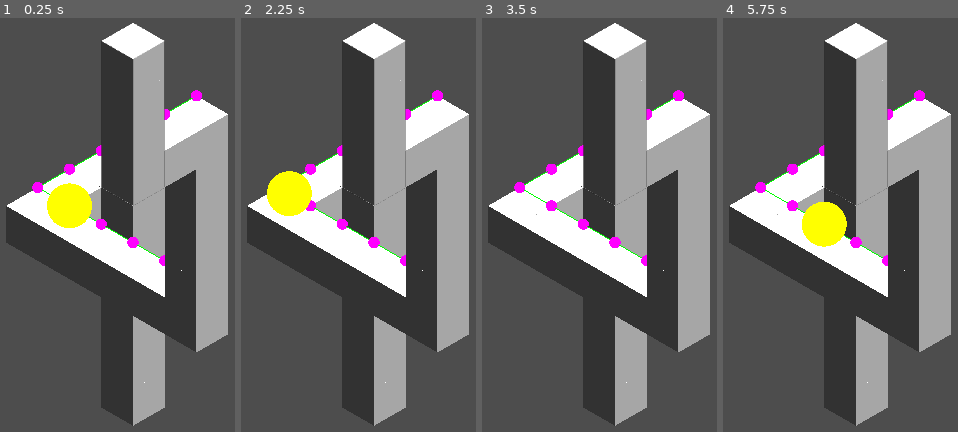
Above: before the commit, frames 1-4 (left to right).
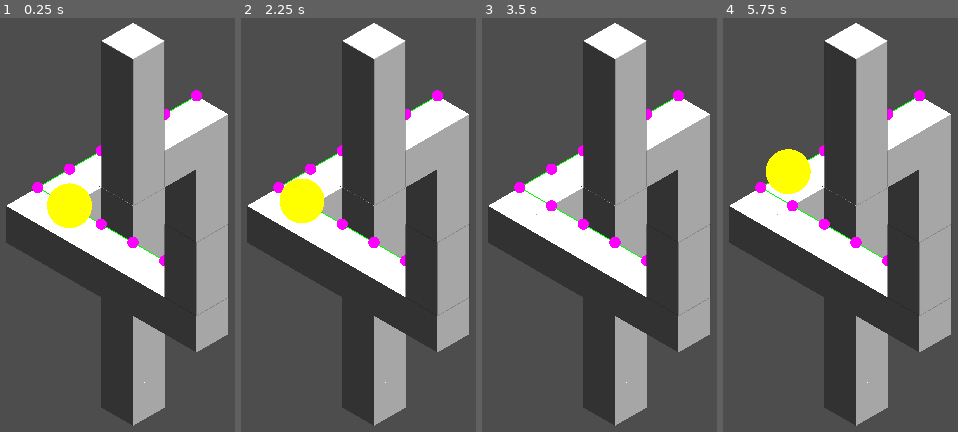
Above: after the commit, the same moments.

Repository: Sergey5588/polyhackv
Game: Godot game, scene res://main.tscn
Same seed, same stepped clock (60 frames per second), same inputs: the game is played once before the commit and once after it.
Inputs (mouse positions are in pixels of both pictures, inside the frame that each line leads up to):
- Up to frame 1 (0.25 s): no input
- Up to frame 2 (2.25 s): tap Enter at 0.5, 2 s; move the mouse to (outside the picture) at 0.52 s; click (outside the picture) at 0.67 s; tap Space at 1.25 s; move the mouse to (outside the picture) at 1.27 s; click (outside the picture) at 1.42 s; move the mouse to (391, 142) at 2.02 s; click (391, 142) at 2.17 s
- Up to frame 3 (3.5 s): move the mouse to (512, 332) at 2.77 s; click (512, 332) at 2.92 s
- Up to frame 4 (5.75 s): tap Space at 3.5, 5 s; move the mouse to (outside the picture) at 3.52 s; click (outside the picture) at 3.67 s; tap Enter at 4.25 s; move the mouse to (outside the picture) at 4.27 s; click (outside the picture) at 4.42 s; move the mouse to (833, 241) at 5.02 s; click (833, 241) at 5.17 s

The runs differ from the first frame. In frame 1, 0.2% of the frame differs, in the area x 67-98%, y 14-72%; in frame 2, 1.5%; in frame 3, 0.2%; in frame 4, 3.4%, in the area x 18-98%, y 14-72%.

Commit message:
add ability to patch cubes

Diff:
--- a/cube.tscn
+++ b/cube.tscn
@@ -3,10 +3,15 @@
 [ext_resource type="Shader" uid="uid://b6qyvof7wvvro" path="res://cube_back.gdshader" id="1_jbd7x"]
 
 [sub_resource type="ShaderMaterial" id="ShaderMaterial_wd2d1"]
+resource_local_to_scene = true
 render_priority = 0
 shader = ExtResource("1_jbd7x")
+shader_parameter/hide_z = false
+shader_parameter/hide_x = false
+shader_parameter/hide_y = false
 
 [sub_resource type="BoxMesh" id="BoxMesh_ftslj"]
+resource_local_to_scene = true
 material = SubResource("ShaderMaterial_wd2d1")
 
 [node name="cube" type="MeshInstance3D" unique_id=1848692459]
--- a/cube_back.gdshader
+++ b/cube_back.gdshader
@@ -1,7 +1,9 @@
 shader_type spatial;
-
+uniform bool hide_z = false;
+uniform bool hide_x = false;
+uniform bool hide_y = false;
 //render_mode cull_back, unshaded, depth_test_default;
-render_mode cull_back, unshaded,depth_draw_opaque;
+render_mode cull_back, unshaded,depth_draw_always;
 
 
 void fragment() {
@@ -16,14 +18,18 @@
     // top
     if (axis.y > 0.5) {
         color = vec3(1.0); // white
+		if(hide_y) ALPHA = 0.0f;
+
     }
     // right
     else if (axis.x > 0.5) {
         color = vec3(0.65); // gray
+		if(hide_x) ALPHA = 0.0f;
     }
     // left
     else if (axis.z > 0.5) {
         color = vec3(0.20); // dark gray
+		if(hide_z) ALPHA = 0.0f;
     }
     // front/back/bottom (optional)
     else {
--- a/cube_front.gdshader
+++ b/cube_front.gdshader
@@ -1,5 +1,8 @@
 shader_type spatial;
 //always in front
+uniform bool hide_z = false;
+uniform bool hide_x = false;
+uniform bool hide_y = false;
 //render_mode cull_back, unshaded, depth_test_default;
 render_mode cull_back, unshaded,depth_draw_opaque, depth_prepass_alpha;
 
@@ -16,14 +19,17 @@
     // top
     if (axis.y > 0.5) {
         color = vec3(1.0); // white
+		if(hide_y) ALPHA = 0.0f;
     }
     // right
     else if (axis.x > 0.5) {
         color = vec3(0.65); // gray
+		if(hide_x) ALPHA = 0.0f;
     }
     // left
     else if (axis.z > 0.5) {
         color = vec3(0.20); // dark gray
+		if(hide_z) ALPHA = 0.0f;
     }
     // front/back/bottom (optional)
     else {
--- a/main.tscn
+++ b/main.tscn
@@ -11,6 +11,9 @@
 [sub_resource type="ShaderMaterial" id="ShaderMaterial_0xm2m"]
 render_priority = -1
 shader = ExtResource("1_0xm2m")
+shader_parameter/hide_z = false
+shader_parameter/hide_x = false
+shader_parameter/hide_y = false
 
 [sub_resource type="BoxMesh" id="BoxMesh_0xm2m"]
 material = SubResource("ShaderMaterial_0xm2m")
@@ -41,6 +44,78 @@
 
 [sub_resource type="Environment" id="Environment_1bvp3"]
 
+[sub_resource type="ShaderMaterial" id="ShaderMaterial_272bh"]
+resource_local_to_scene = true
+render_priority = 0
+shader = ExtResource("1_0xm2m")
+shader_parameter/hide_z = false
+shader_parameter/hide_x = false
+shader_parameter/hide_y = false
+
+[sub_resource type="BoxMesh" id="BoxMesh_5vw27"]
+resource_local_to_scene = true
+material = SubResource("ShaderMaterial_272bh")
+
+[sub_resource type="ShaderMaterial" id="ShaderMaterial_kek77"]
+resource_local_to_scene = true
+render_priority = 0
+shader = ExtResource("1_0xm2m")
+shader_parameter/hide_z = false
+shader_parameter/hide_x = false
+shader_parameter/hide_y = false
+
+[sub_resource type="BoxMesh" id="BoxMesh_4c57u"]
+resource_local_to_scene = true
+material = SubResource("ShaderMaterial_kek77")
+
+[sub_resource type="ShaderMaterial" id="ShaderMaterial_efxa6"]
+resource_local_to_scene = true
+render_priority = 0
+shader = ExtResource("1_0xm2m")
+shader_parameter/hide_z = false
+shader_parameter/hide_x = false
+shader_parameter/hide_y = false
+
+[sub_resource type="BoxMesh" id="BoxMesh_dg77c"]
+resource_local_to_scene = true
+material = SubResource("ShaderMaterial_efxa6")
+
+[sub_resource type="ShaderMaterial" id="ShaderMaterial_ycdy4"]
+resource_local_to_scene = true
+render_priority = 0
+shader = ExtResource("1_0xm2m")
+shader_parameter/hide_z = false
+shader_parameter/hide_x = false
+shader_parameter/hide_y = false
+
+[sub_resource type="BoxMesh" id="BoxMesh_w48qg"]
+resource_local_to_scene = true
+material = SubResource("ShaderMaterial_ycdy4")
+
+[sub_resource type="ShaderMaterial" id="ShaderMaterial_5vw27"]
+resource_local_to_scene = true
+render_priority = 0
+shader = ExtResource("1_0xm2m")
+shader_parameter/hide_z = false
+shader_parameter/hide_x = false
+shader_parameter/hide_y = true
+
+[sub_resource type="BoxMesh" id="BoxMesh_kek77"]
+resource_local_to_scene = true
+material = SubResource("ShaderMaterial_5vw27")
+
+[sub_resource type="ShaderMaterial" id="ShaderMaterial_4c57u"]
+resource_local_to_scene = true
+render_priority = 0
+shader = ExtResource("1_0xm2m")
+shader_parameter/hide_z = false
+shader_parameter/hide_x = false
+shader_parameter/hide_y = true
+
+[sub_resource type="BoxMesh" id="BoxMesh_efxa6"]
+resource_local_to_scene = true
+material = SubResource("ShaderMaterial_4c57u")
+
 [node name="Main" type="Node3D" unique_id=1457051980]
 
 [node name="Camera3D" type="Camera3D" parent="." unique_id=1609264839]
@@ -95,18 +170,32 @@
 [node name="cube" parent="AlwaysFront" unique_id=1848692459 instance=ExtResource("4_1bvp3")]
 transform = Transform3D(1, 0, 0, 0, 1, 0, 0, 0, 1, 0, 1, -2)
 layers = 2
+mesh = SubResource("BoxMesh_5vw27")
 
 [node name="cube2" parent="AlwaysFront" unique_id=2050160666 instance=ExtResource("4_1bvp3")]
 transform = Transform3D(1, 0, 0, 0, 1, 0, 0, 0, 1, 0, 2, -2)
 layers = 2
+mesh = SubResource("BoxMesh_4c57u")
 
 [node name="cube3" parent="AlwaysFront" unique_id=554538524 instance=ExtResource("4_1bvp3")]
 transform = Transform3D(1, 0, 0, 0, 1, 0, 0, 0, 1, 0, 3, -2)
 layers = 2
+mesh = SubResource("BoxMesh_dg77c")
 
 [node name="cube4" parent="AlwaysFront" unique_id=750610131 instance=ExtResource("4_1bvp3")]
 transform = Transform3D(1, 0, 0, 0, 1, 0, 0, 0, 1, 0, 4, -2)
 layers = 2
+mesh = SubResource("BoxMesh_w48qg")
+
+[node name="cube5" parent="AlwaysFront" unique_id=677867025 instance=ExtResource("4_1bvp3")]
+transform = Transform3D(1, 0, 0, 0, 1, 0, 0, 0, 1, 4, 1, 0)
+layers = 2
+mesh = SubResource("BoxMesh_kek77")
+
+[node name="cube6" parent="AlwaysFront" unique_id=372389027 instance=ExtResource("4_1bvp3")]
+transform = Transform3D(1, 0, 0, 0, 1, 0, 0, 0, 1, 4, 2, 0)
+layers = 2
+mesh = SubResource("BoxMesh_efxa6")
 
 [node name="MovementNodes" type="Node3D" parent="." unique_id=1058866962]
 script = ExtResource("6_272bh")
--- a/player.gd
+++ b/player.gd
@@ -1,7 +1,7 @@
 extends CharacterBody3D
 
-@export var time_per_segment: float = 0.1
-@export var click_radius: float = 1.5        # How close click must be to node
+@export var time_per_segment: float = 0.25
+@export var click_radius: float = 0.5       # How close click must be to node
 @export var movement_nodes_group: String = "movement_nodes"
 
 var path: Array[MovementNode] = []
@@ -12,7 +12,7 @@
 
 var current_segment_index: int = 0
 var segment_elapsed_time: float = 0.0
-
+var current_target: MovementNode = null
 # -------------------------
 # INPUT
 # -------------------------
@@ -70,23 +70,32 @@
 # -------------------------
 
 func move_to_node(target: MovementNode):
+
+	# Ignore if clicking same target while already moving
+	if is_moving and target == current_target:
+		return
+
+	current_target = target
+
+	var start_node: MovementNode = get_closest_node_to_player()
+
+	if start_node == null or target == null:
+		return
+
+	var new_path = find_path(start_node, target)
+
+	if new_path.is_empty():
+		return
+
+	path = new_path
+
 	current_segment_index = 0
 	segment_elapsed_time = 0.0
-	#is_moving = true
-	var start_node = get_closest_node_to_player()
-
-	if start_node == null or target == null:
-		return
-
-	path = find_path(start_node, target)
-
-	if path.is_empty():
-		return
 
 	build_path_positions()
 
-	elapsed_time = 0.0
 	is_moving = true
+
 
 
 # -------------------------
@@ -116,7 +125,10 @@
 func build_path_positions():
 	path_positions.clear()
 
-	for i in path.size():
+	# First position is ALWAYS the player's current position
+	path_positions.append(global_position)
+
+	for i in range(1, path.size()):
 		path_positions.append(path[i].global_position)
 
 
@@ -131,6 +143,7 @@
 
 	if current_segment_index >= path_positions.size() - 1:
 		is_moving = false
+		current_target = null
 		return
 
 	segment_elapsed_time += delta
@@ -148,6 +161,7 @@
 		global_position = start_pos.lerp(end_pos, t)
 
 
+
 # -------------------------
 # GET POSITION ALONG PATH BY DISTANCE
 # -------------------------
